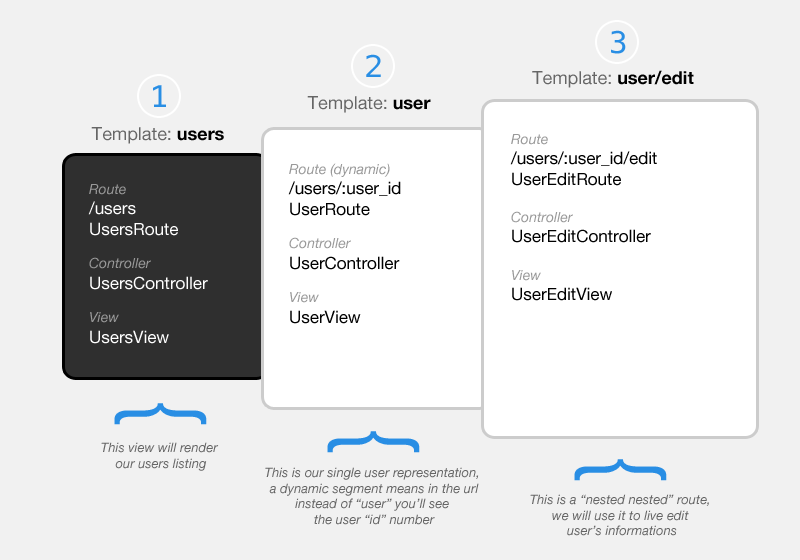
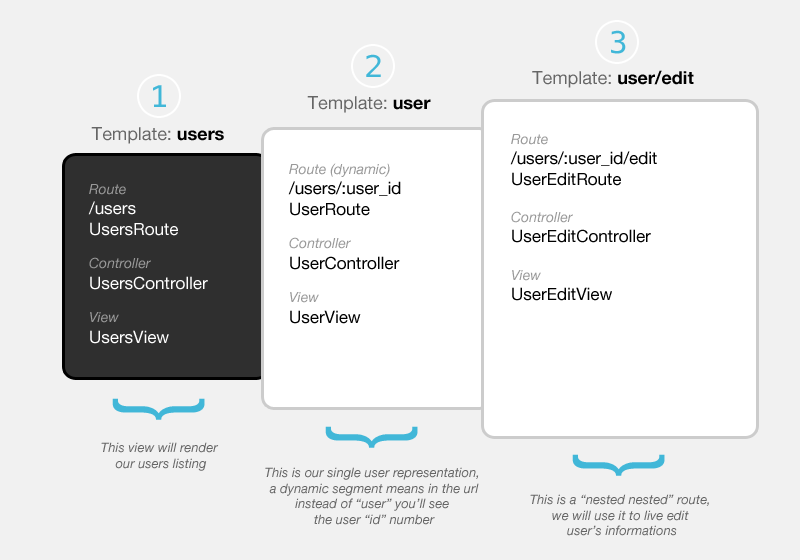
Before/after of a 800 x 560 layered artwork. What changed in the layer stack:
painted on "3" over (611, 30, 626, 54)
painted on "2" over (366, 54, 381, 77)
painted on "1" over (153, 85, 166, 107)
renamed "{ copie 2" to "{", painted on it over (325, 426, 420, 453)
renamed "{ copie" to "{", painted on it over (572, 454, 667, 481)
painted on "{" (3rd of 3) over (112, 398, 207, 425)
